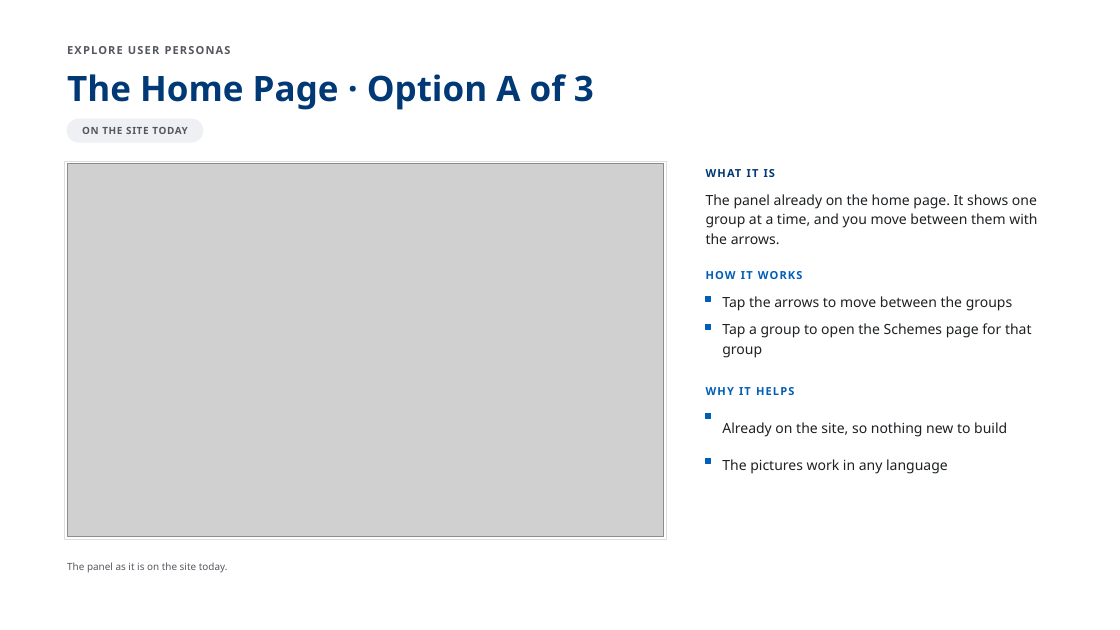
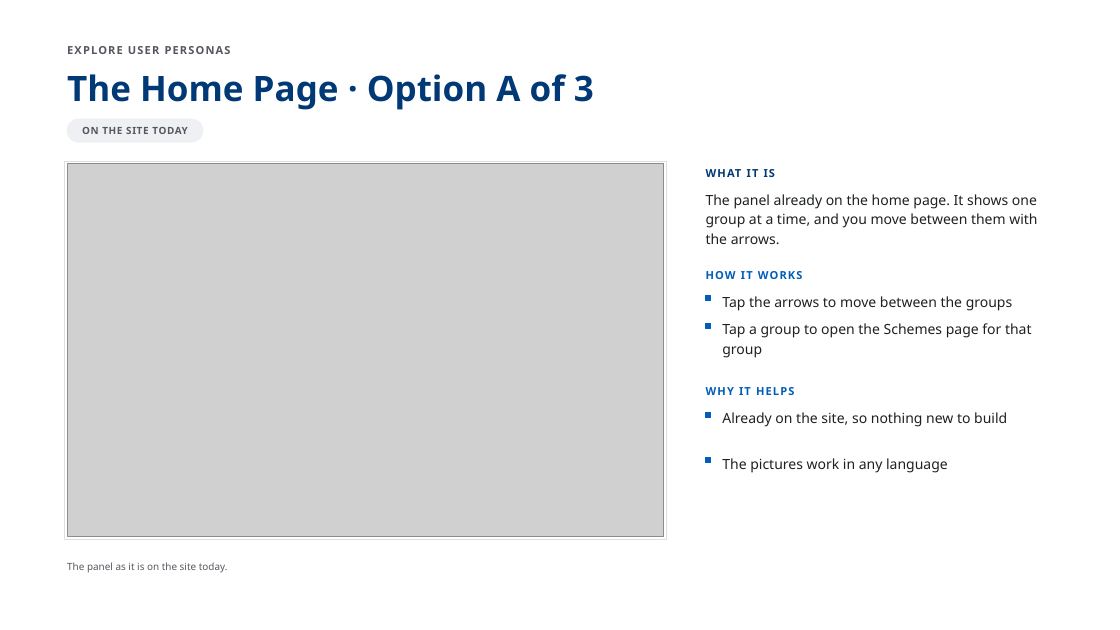
Before and after one commit to AkashShivanand/mosje, a slide deck: slide 4 of docs/plans/MoSJE-Service-Discovery-Options.pptx. Drawn at 1120x630 pixels with LibreOffice and Linux fonts; fonts in the diff are those of the drawing; grey boxes stand for pictures. Boxes give left, top, right and bottom in pixels: in the first picture for what was removed or moved away, otherwise in the second. Text is boxed around its words. In the diff, an @@ line names an element or a change of style, - is before the commit and + after.

Commit message:
feat(service-discovery): sharper recordings, aligned bullets, no underline on link buttons
- Walks are recorded at 2x pixel density and encoded at the page's own
  1440 width, so text in the deck's videos is crisp.
- Link-style buttons (the portal band in One Tap) no longer carry the
  browser's underline.
- Bullet text on the option slides is top-aligned, so the square sits on
  the first line whatever the line count.
- Copy: 'three schemes', not 'the first three'; Schemes A's reason no
  longer claims no scrolling when the row scrolls sideways.

```diff
--- a/docs/plans/MoSJE-Service-Discovery-Options.pptx
+++ b/docs/plans/MoSJE-Service-Discovery-Options.pptx
@@ text "Already on the site, so ..." at <box>722,412,1007,427</box>: vertical alignment middle to top @@
```
Also in this commit, not shown: 5 other slides changed, 14 other files.
